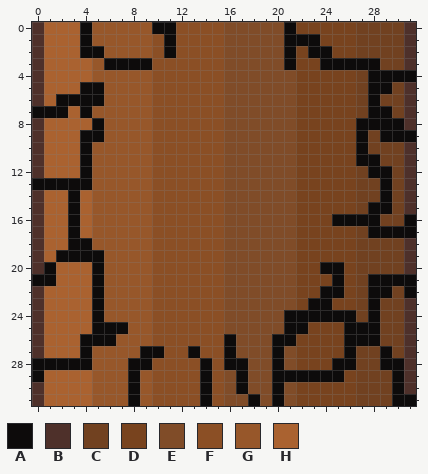
Two states of a pixel-art sprite, Assets/Animations/Logs/log_middle3.png. Above is the file before it was changed.
The file is 32x32 pixels.
Palette (. is transparent): A #0d0b0b  B #4e302a  C #714120  D #78431e  E #804c28  F #8b4f25  G #97572a  H #aa6230
Now the later version:
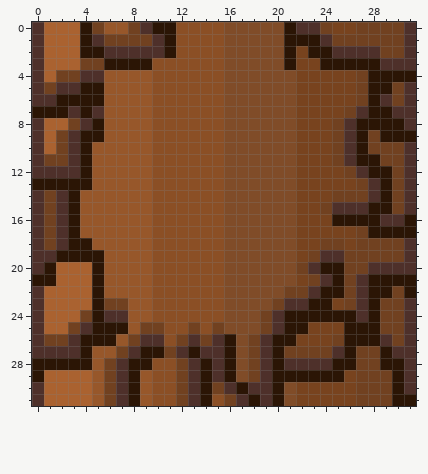
Commit message: Added drift to the bobber depending on the knots_speed and updated the log cracked images to make them more 3D
Edits made:
colour A: #0d0b0b -> #2b1505
y 0: x 5 G -> C; x 8..9 GG -> CB; x 22..24 DDD -> BBC
y 1: x 5..10 GGGGGF -> BCCCCB; x 24..26 DDD -> BCC
y 2: x 6..10 GGGGF -> BBBBB; x 25..28 DDCC -> BBBB
y 3: x 4..5 HG -> CC; x 29..30 CC -> BB
y 4: x 2..5 HHHG -> CCBB
y 5: x 1..3 HHH -> CBB
y 6: x 1 H -> B; x 29 C -> B
y 7: x 3 H -> B; x 5 G -> B; x 26..27 DC -> CB; x 30 C -> B
y 8: x 3..4 HH -> CB; x 25..26 DD -> CB
y 9..10: x 2..3 HH -> CB; x 25..26 DD -> CB
y 11: x 1..3 HHH -> CCB; x 25..26 DD -> CB
y 12: x 1..3 HHH -> BBB; x 26..27 DC -> CB
y 13: x 28 C -> B
y 14: x 1..2 HH -> CB; x 4 H -> G; x 25..26 DD -> CC; x 28 C -> B
y 15: x 1..2 HH -> CB; x 4 H -> G; x 24..27 DDDC -> CBBB
y 16: x 1..2 HH -> CB; x 4 H -> G; x 29..30 CC -> BB
y 17: x 1..2 HH -> CB; x 4 H -> G
y 18: x 1..2 HH -> CB; x 24..25 DD -> CC
y 19: x 1 H -> B; x 23..26 DDDD -> CBBC
y 20: x 22..23 DD -> CB; x 26 D -> C; x 28..30 CCC -> BBB
y 21: x 23..24 DD -> CB; x 26..27 DC -> CB
y 22: x 21..23 EDD -> CCB; x 26..27 DC -> CB
y 23: x 6..7 GG -> CC; x 20..22 EED -> CBB; x 26..27 DC -> CB
y 24: x 4 H -> C; x 6..7 GG -> BB; x 19..20 EE -> CB; x 27 C -> B
y 25: x 3..4 HH -> CB; x 9..10 GF -> CC; x 13 F -> C; x 15 F -> C; x 19..20 EE -> CB
y 26: x 1..3 HHH -> CCB; x 8..10 GGF -> CBB; x 12..15 FFFF -> CBCB; x 18..19 EE -> CB; x 25 D -> C; x 29 C -> B
y 27: x 1..3 HHH -> BBB; x 7..8 GG -> CB; x 11..12 FF -> CB; x 14..15 FF -> BB; x 18..19 EE -> CB; x 21..25 EDDDD -> CCCCB; x 30 C -> B
y 28: x 6..7 GG -> CB; x 12..13 FF -> CB; x 15 F -> B; x 17..19 AEE -> ECB; x 21..24 EDDD -> BBBB
y 29: x 6..7 GG -> CB; x 12..13 FF -> CB; x 15..19 FEAEE -> BAECB
y 30: x 6..7 GG -> CB; x 12..13 FF -> CB; x 15..16 FE -> CB; x 18..19 EE -> BB
y 31: x 6..7 GG -> CB; x 12..13 FF -> CB; x 16..17 EE -> CB; x 19 E -> B
